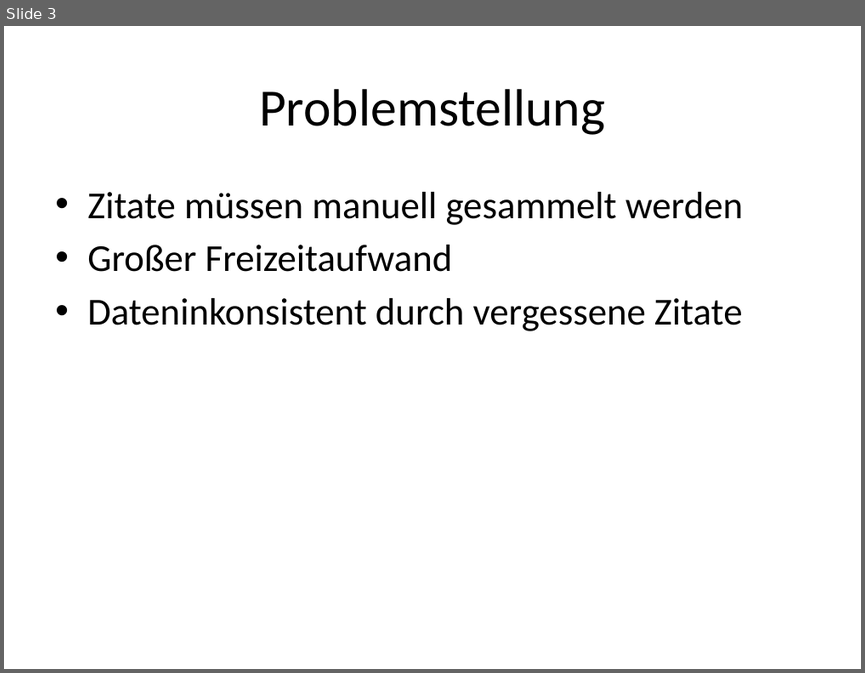
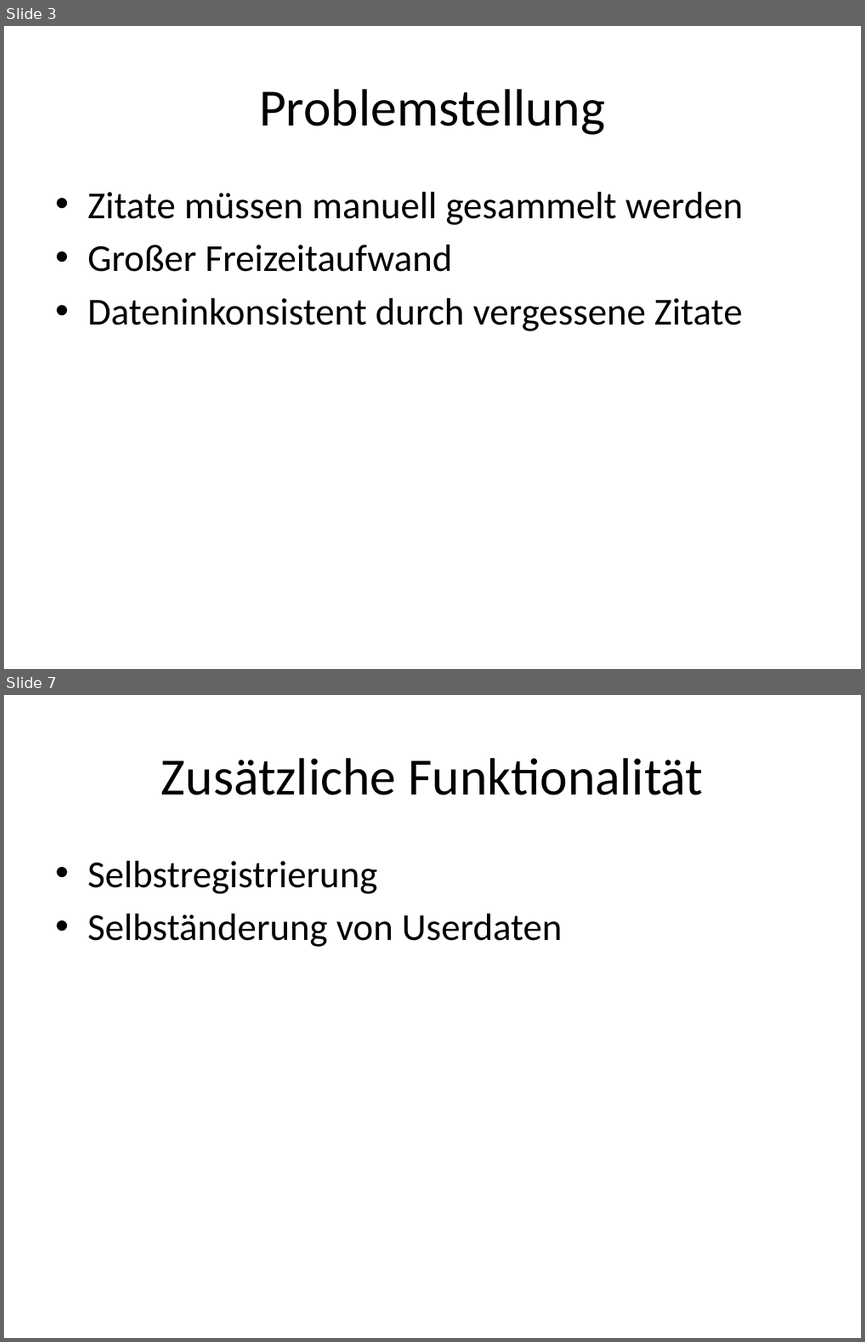
Before and after one commit to SanctumDesert/ZitateSammler, a slide deck: Zitatesammlung.pptx. Shown one above the other, each under a label of ours: slide 3 before the commit, slides 3 and 7 after it; the slides between them are not shown. The pictures are 865x673 and 865x1342 pixels, drawn with LibreOffice and Linux fonts; fonts in the diff are those of the drawing. Boxes give left, top, right and bottom in pixels: in the first picture for what was removed or moved away, otherwise in the second. Text is boxed around its words. In the diff, an @@ line names an element or a change of style, - is before the commit and + after.

```diff
--- a/Zitatesammlung.pptx
+++ b/Zitatesammlung.pptx
@@ slide 7 added at (4, 695, 861, 1338), background #FFFFFF @@
@@ title added at (161, 758, 704, 795), 44 pt, text #000000 @@
+Zusätzliche Funktionalität
@@ text added at (87, 861, 562, 947), 32 pt, text #000000 @@
+• Selbstregistrierung
+• Selbständerung von Userdaten
```
Also in this commit, not shown: 1 slide changed, 12 other slides added.
